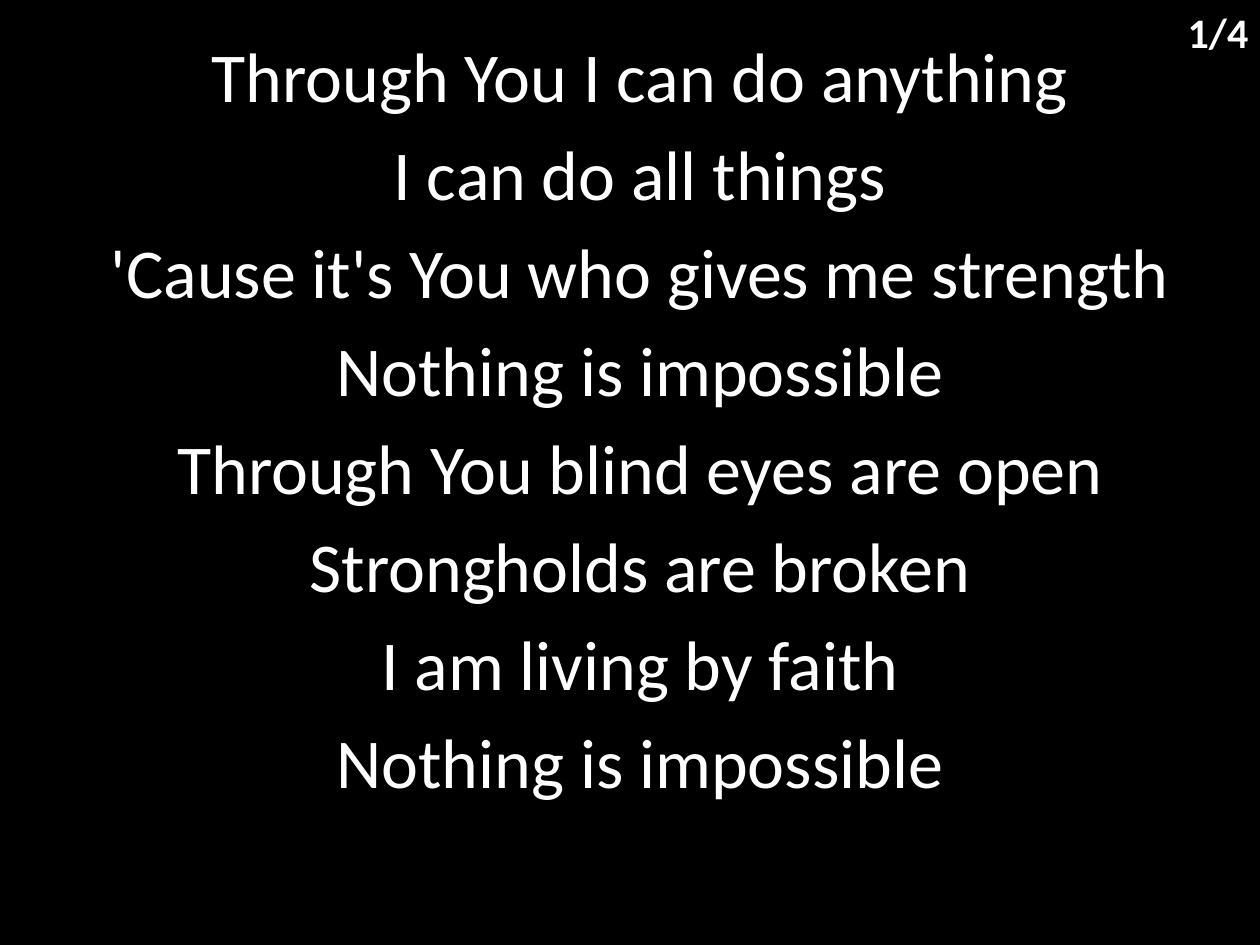
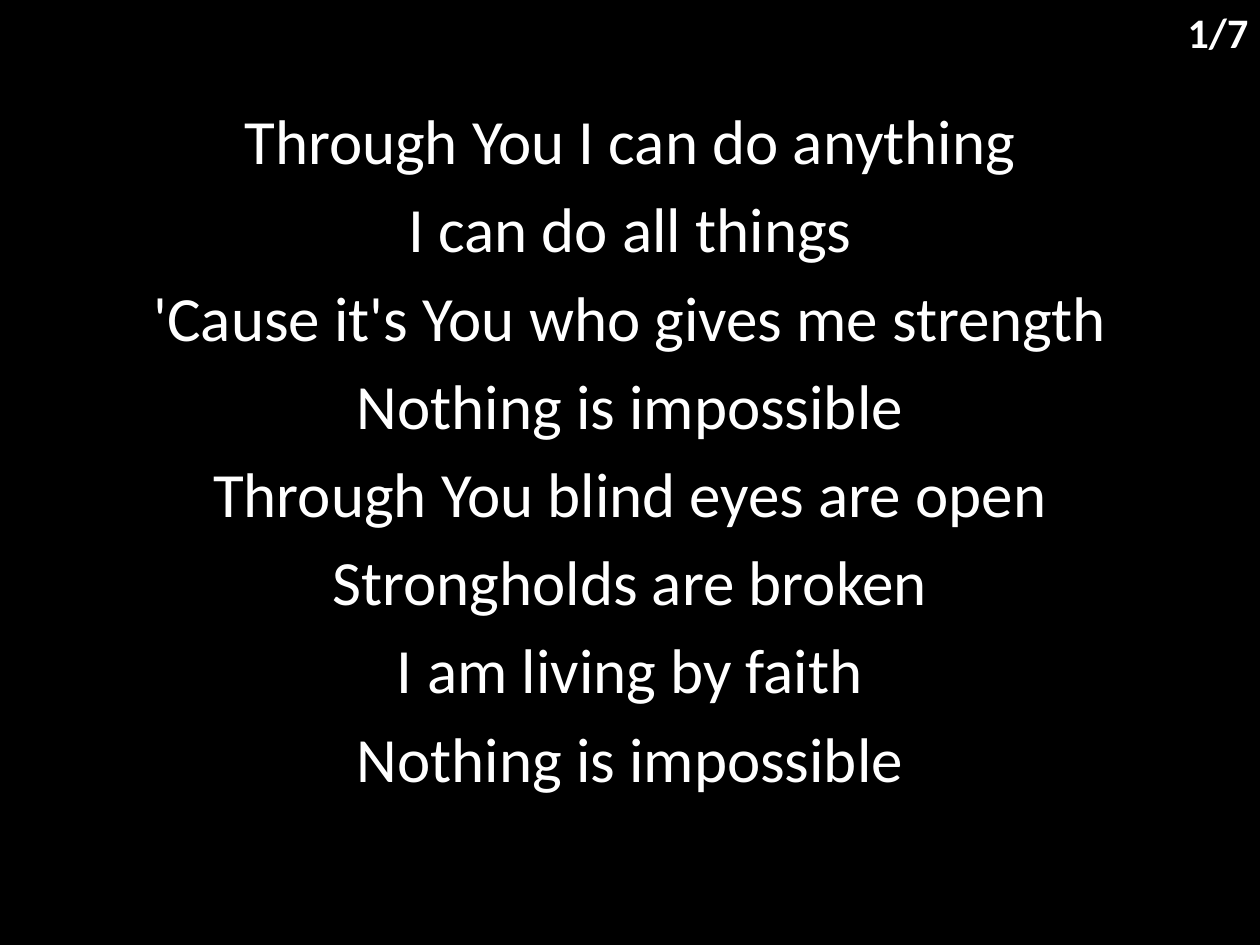
Before and after one commit to hoo-are-ya/worship, a slide deck: slide 2 of docs/songs/nothing is impossible.pptx. Drawn at 1260x945 pixels with LibreOffice and Linux fonts; fonts in the diff are those of the drawing. Boxes give left, top, right and bottom in pixels: in the first picture for what was removed or moved away, otherwise in the second. Text is boxed around its words. In the diff, an @@ line names an element or a change of style, - is before the commit and + after.

```diff
--- a/docs/songs/nothing is impossible.pptx
+++ b/docs/songs/nothing is impossible.pptx
@@ text at <box>1188,18,1249,50</box>: text changed @@
-1/4
+1/7
@@ subtitle "Through You I can do ...": place and size @@
-subtitle "Through You I can do ..." at <box>111,53,1168,800</box>
+subtitle "Through You I can do ..." at <box>153,120,1105,793</box>
@@ subtitle "Through You I can do ..." at <box>153,120,1105,793</box>: size 40 to 36 pt @@
```
Also in this commit, not shown: 3 other slides changed, 3 slides added, 8 other files.
